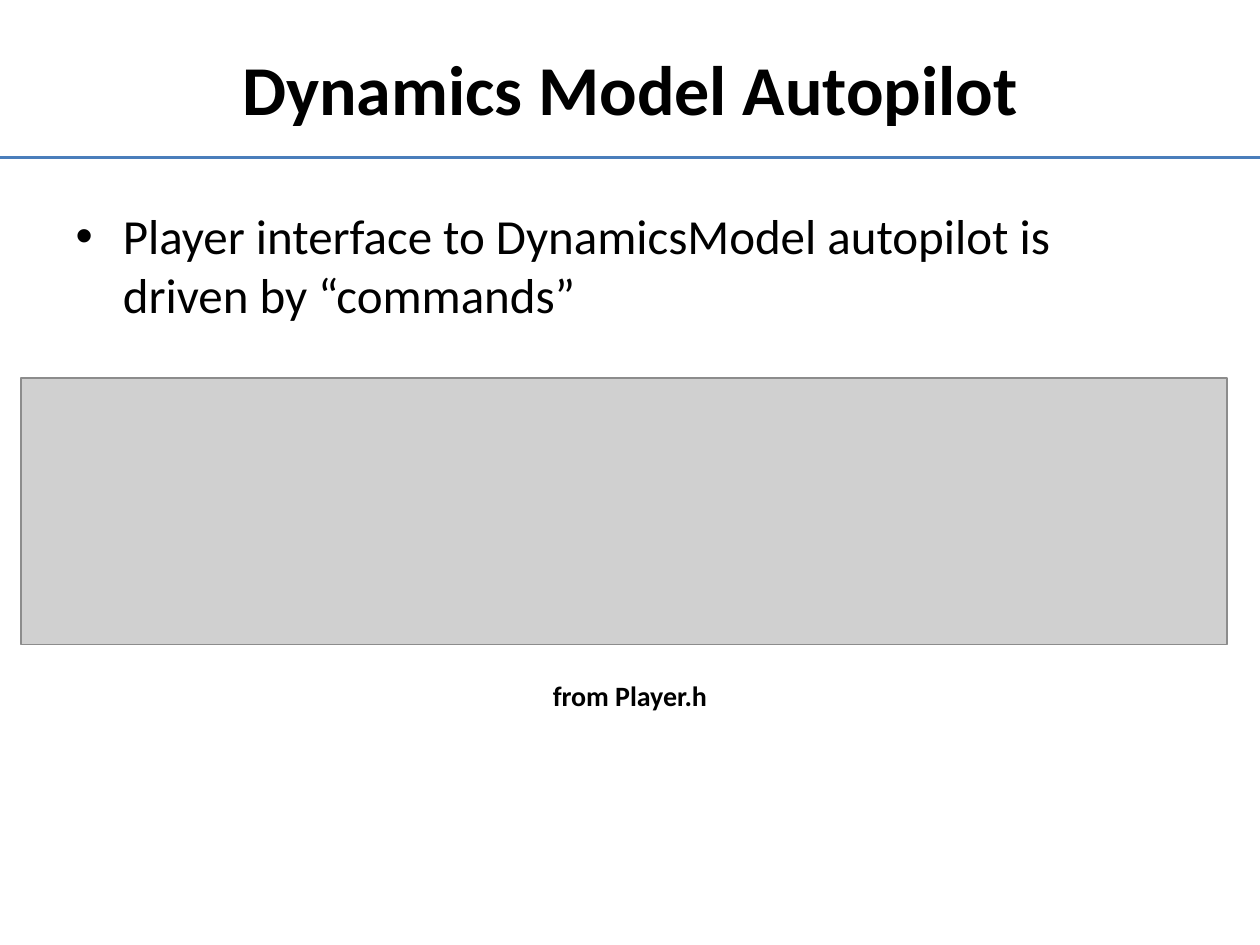
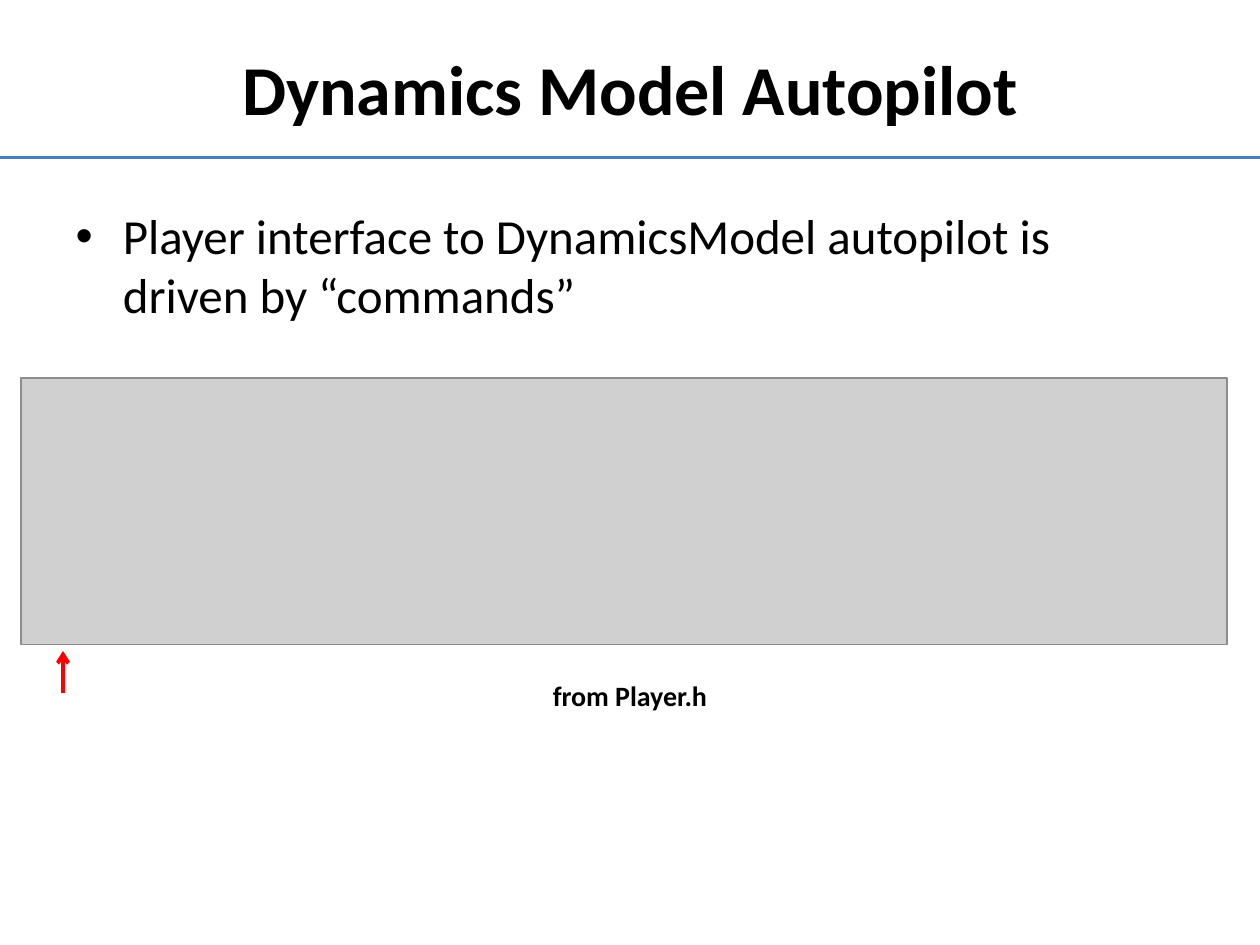
Before and after one commit to doughodson/OpenEaagles, a slide deck: slide 20 of doc/player-agent.pptx (slide 19 before the commit). Drawn at 1260x945 pixels with LibreOffice and Linux fonts; fonts in the diff are those of the drawing; grey boxes stand for pictures. Boxes give left, top, right and bottom in pixels: in the first picture for what was removed or moved away, otherwise in the second. Text is boxed around its words. In the diff, an @@ line names an element or a change of style, - is before the commit and + after.

```diff
--- a/doc/player-agent.pptx
+++ b/doc/player-agent.pptx
@@ arrow added from (63, 693) to (63, 651), #FF0000 2.25 pt @@
```
Also in this commit, not shown: 4 other slides changed, 1 slide added.
